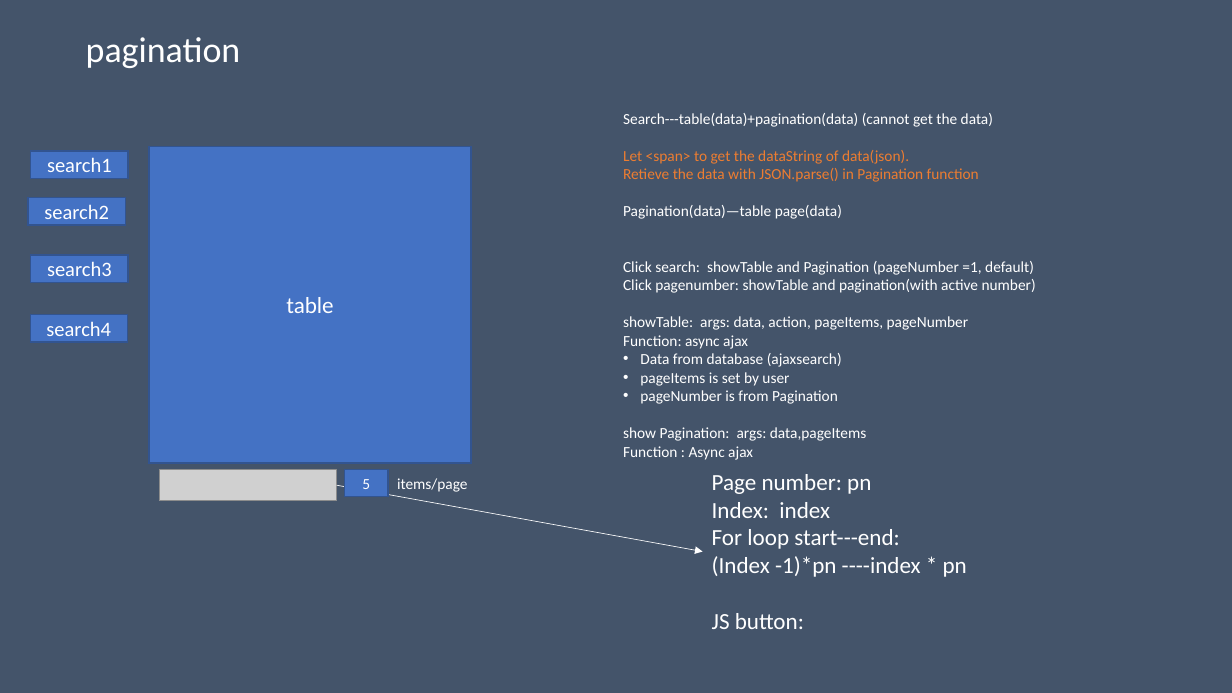
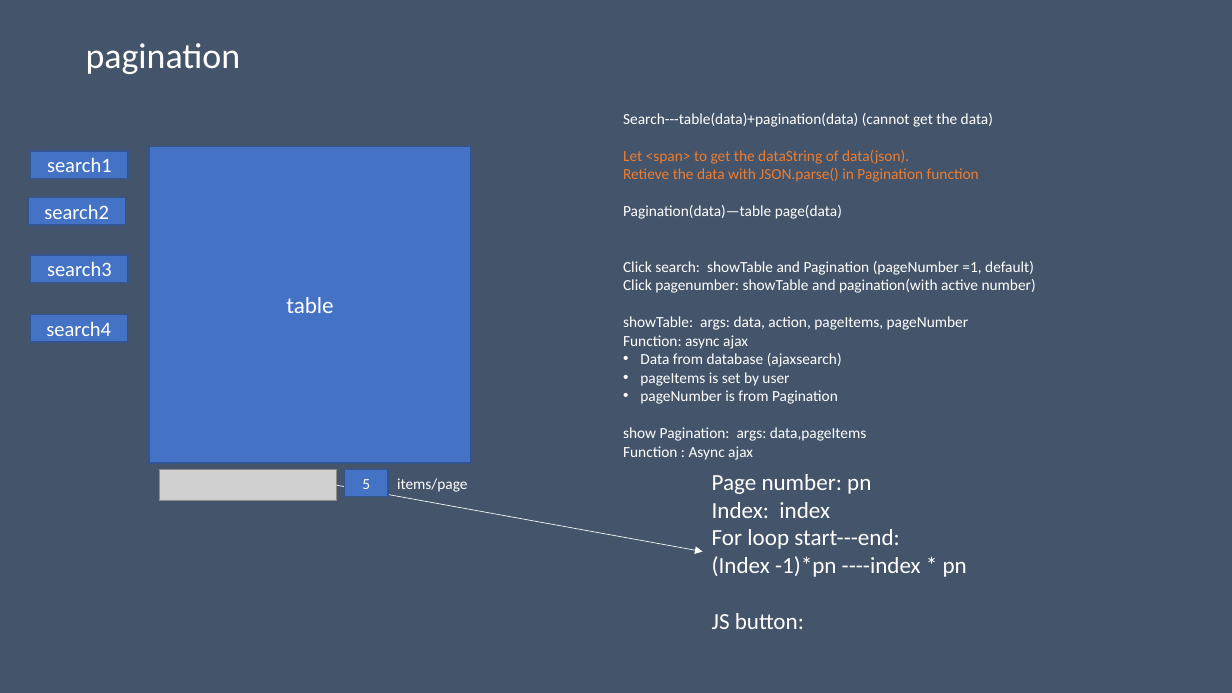
Before and after one commit to sherwinwater/bookstore, a slide deck: slide 2 of build/web/doc/business flow.pptx. Drawn at 1232x693 pixels with LibreOffice and Linux fonts; fonts in the diff are those of the drawing; grey boxes stand for pictures. Boxes give left, top, right and bottom in pixels: in the first picture for what was removed or moved away, otherwise in the second. Text is boxed around its words. In the diff, an @@ line names an element or a change of style, - is before the commit and + after.

```diff
--- a/build/web/doc/business flow.pptx
+++ b/build/web/doc/business flow.pptx
@@ title "pagination" at (86,43,241,74): vertical alignment middle to top @@
```
Also in this commit, not shown: 1 slide added, 28 other files.
